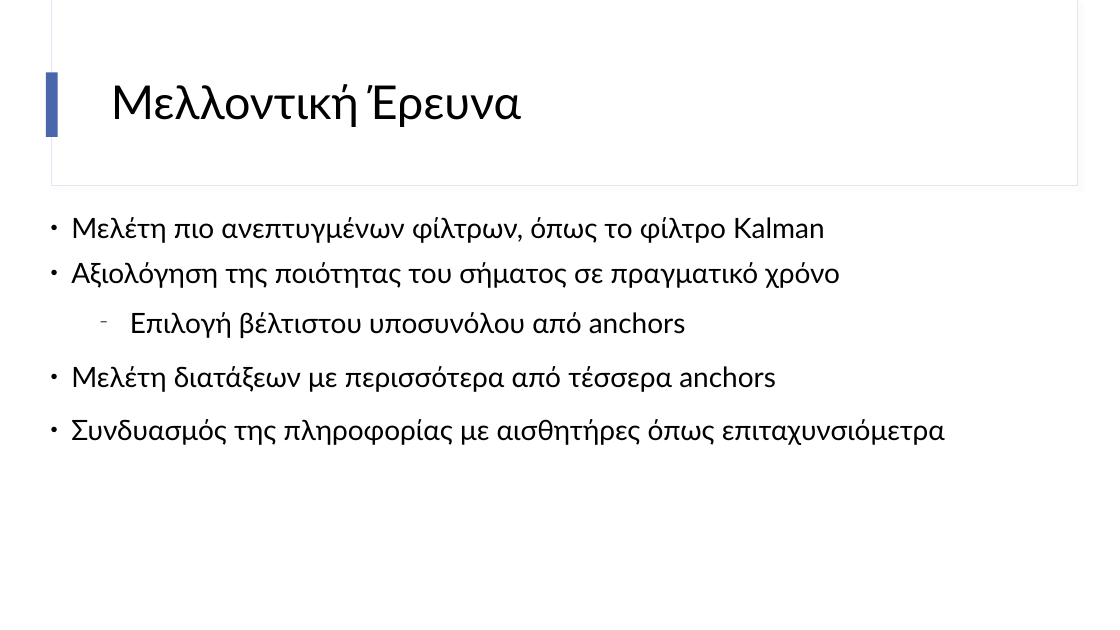
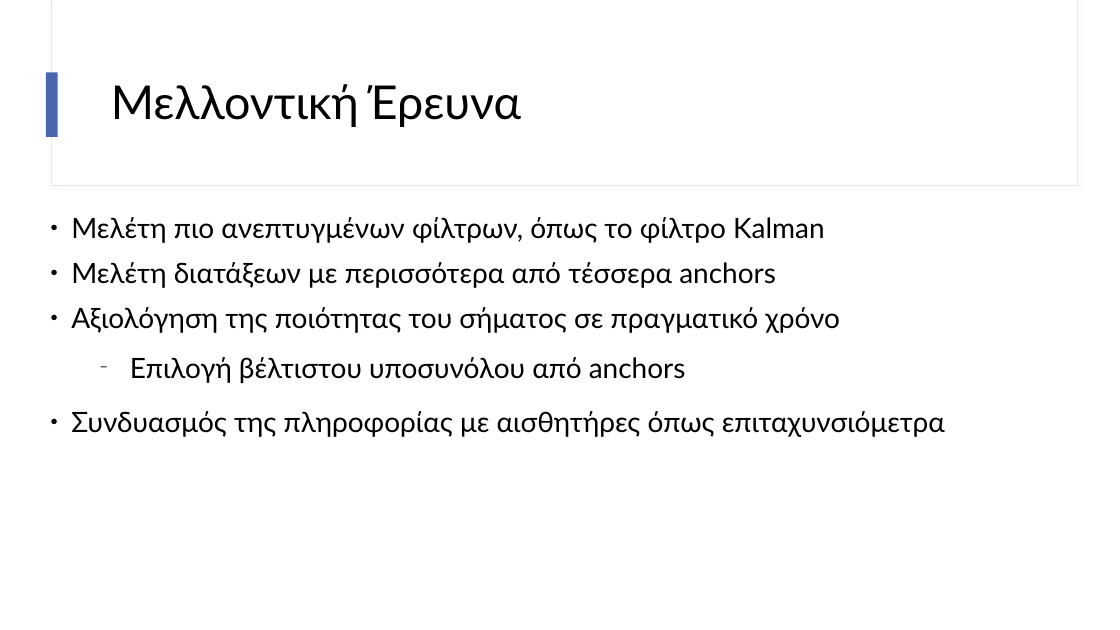
Before and after one commit to imanthoc/thesis, a slide deck: slide 32 of report/powerpoint/my_parousiasi.odp (slide 37 before the commit). Drawn at 1120x630 pixels with LibreOffice and Linux fonts; fonts in the diff are those of the drawing. Boxes give left, top, right and bottom in pixels: in the first picture for what was removed or moved away, otherwise in the second. Text is boxed around its words. In the diff, an @@ line names an element or a change of style, - is before the commit and + after.

```diff
--- a/report/powerpoint/my_parousiasi.odp
+++ b/report/powerpoint/my_parousiasi.odp
@@ text at bbox=[71, 262, 776, 288]: paragraph added @@
+● Μελέτη διατάξεων με περισσότερα από τέσσερα anchors
@@ text at bbox=[71, 366, 776, 392]: paragraph removed @@
-● Μελέτη διατάξεων με περισσότερα από τέσσερα anchors
```
Also in this commit, not shown: 27 other slides changed, 5 slides removed, 4 other files.
